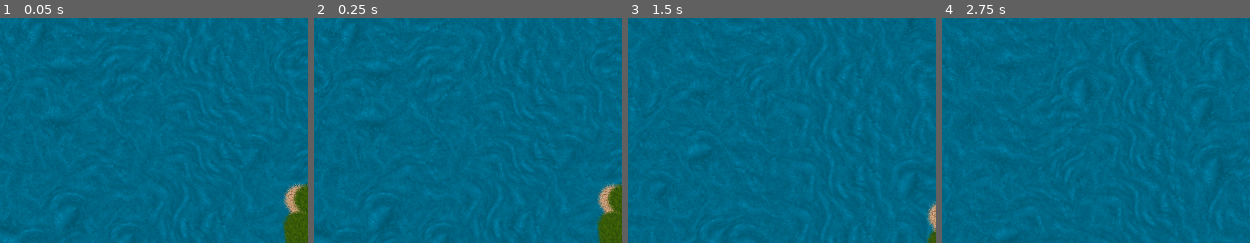
Above: before the commit, frames 1-4 (left to right).
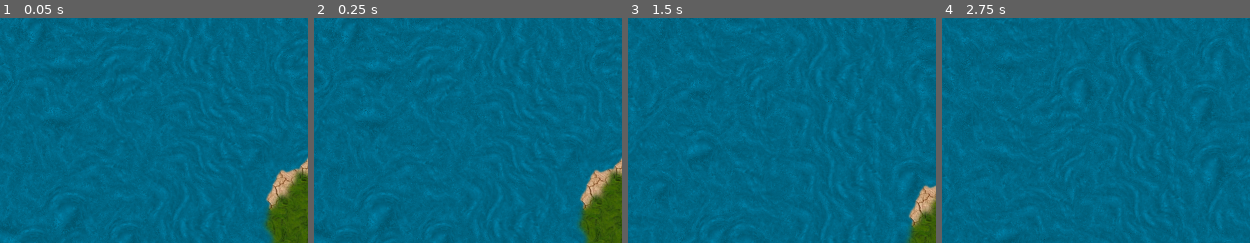
Above: after the commit, the same moments.

Repository: derhannesb/mergicians
Game: Godot game, scene res://scenes/main.tscn
Same seed, same stepped clock (60 frames per second), same inputs: the game is played once before the commit and once after it.
Inputs:
- Up to frame 1 (0.05 s): no input
- Up to frame 2 (0.25 s): no input
- Up to frame 3 (1.5 s): hold D (right) 0.53-1.28 s; hold Space (action) 0.53-1.28 s; hold A (left) from 1.28 s (still down); tap Page Up (zoom_in) at 1.35 s
- Up to frame 4 (2.75 s): release A (left) at 2.03 s; hold D (right) from 2.03 s (still down); tap Page Down (zoom_out) at 2.1 s
The pictures show only the part of the screen within x 50-100%, y 50-100%; the shares and areas given below are measured in that part.

The runs differ from the first frame. In frame 1, 2.9% of the frame differs, in the area x 85-100%, y 61-100%; in frame 2, 2.9%; in frame 3, 1.9%; in frame 4, nothing differs.

Commit message:
new terrain artwork

Diff:
--- a/scenes/IslandPart.tscn
+++ b/scenes/IslandPart.tscn
@@ -30,7 +30,6 @@
 
 visible = false
 position = Vector2( 0.88266, -2.19424 )
-scale = Vector2( 0.3, 0.3 )
 texture = ExtResource( 1 )
 _sections_unfolded = [ "Transform" ]
 
@@ -38,7 +37,6 @@
 
 visible = false
 position = Vector2( 0.300842, 0.230286 )
-scale = Vector2( 0.3, 0.3 )
 texture = ExtResource( 2 )
 _sections_unfolded = [ "Transform" ]
 
@@ -46,6 +44,5 @@
 
 visible = false
 position = Vector2( 0.88266, -2.4986 )
-scale = Vector2( 0.3, 0.3 )
 texture = ExtResource( 3 )
 _sections_unfolded = [ "Transform" ]
--- a/scenes/Terrain.gd
+++ b/scenes/Terrain.gd
@@ -86,20 +86,18 @@
 	var dx = 128 * 0.3
 	var dy = 111 * 0.3
 	var claylimit = 2
-	var rocklimit = 16
+	var rocklimit = 50
 	keys.invert()
 
 	for key in keys:
 		var type = elements[key].z
 
-		if type > claylimit and type < rocklimit:
+		if type > claylimit:
 			continue
 
 		var island_part = pl_island_part.instance ()
-		if type <= claylimit:
+		if type < claylimit:
 			island_part.get_node ("clay").show ()
-		else:
-			island_part.get_node ("rocks").show ()
 
 		island_part.position = (Vector2 (elements[key].x * dx + (int (elements[key].y) % 2) * dx/2,
 		                                 elements[key].y * dy) +
@@ -119,3 +117,16 @@
 		                        Vector2 (rand_range (-7,7), rand_range (-7,7)))
 		island_part.rotation_degrees = rand_range (0,359)
 		self.add_child (island_part)
+
+	for key in keys:
+		var type = elements[key].z
+		if type < rocklimit:
+			continue
+
+		var island_part = pl_island_part.instance ()
+		island_part.get_node ("rocks").show ()
+		island_part.position = (Vector2 (elements[key].x * dx + (int (elements[key].y) % 2) * dx/2,
+		                                 elements[key].y * dy) +
+		                        Vector2 (rand_range (-7,7), rand_range (-7,7)))
+		island_part.rotation_degrees = rand_range (0,359)
+		self.add_child (island_part)
Binary file changed: gfx/landscape-clay.png
Binary file changed: gfx/landscape-grass.png
Binary file changed: gfx/landscape-rocks.png
